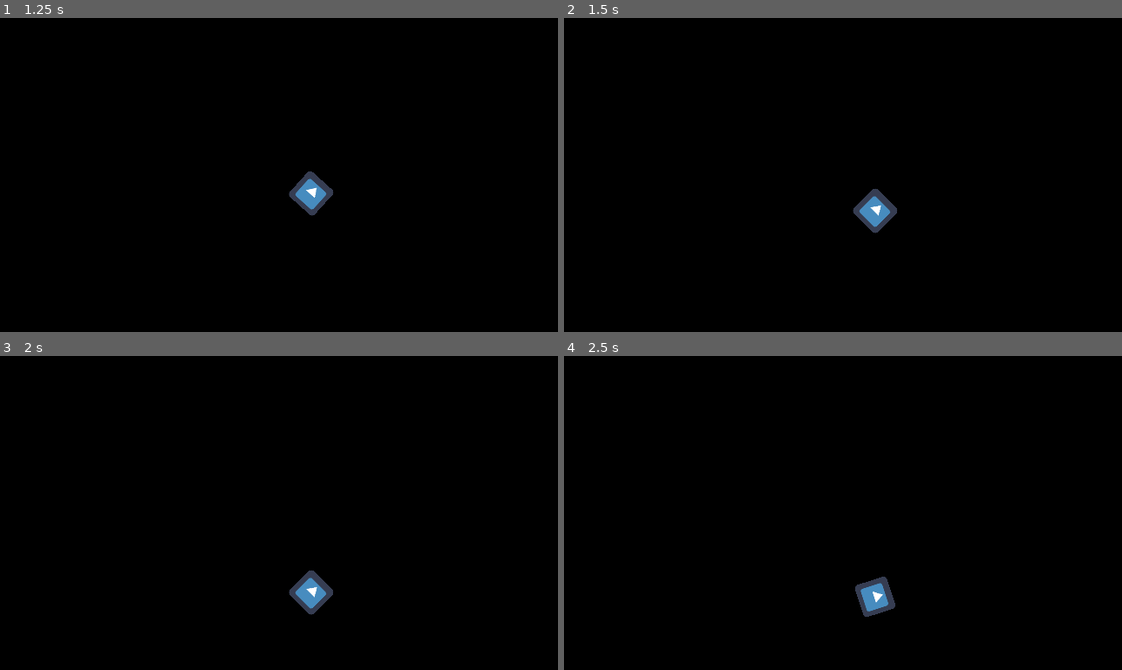
Above: before the commit, frames 1-4 (two rows, left to right).
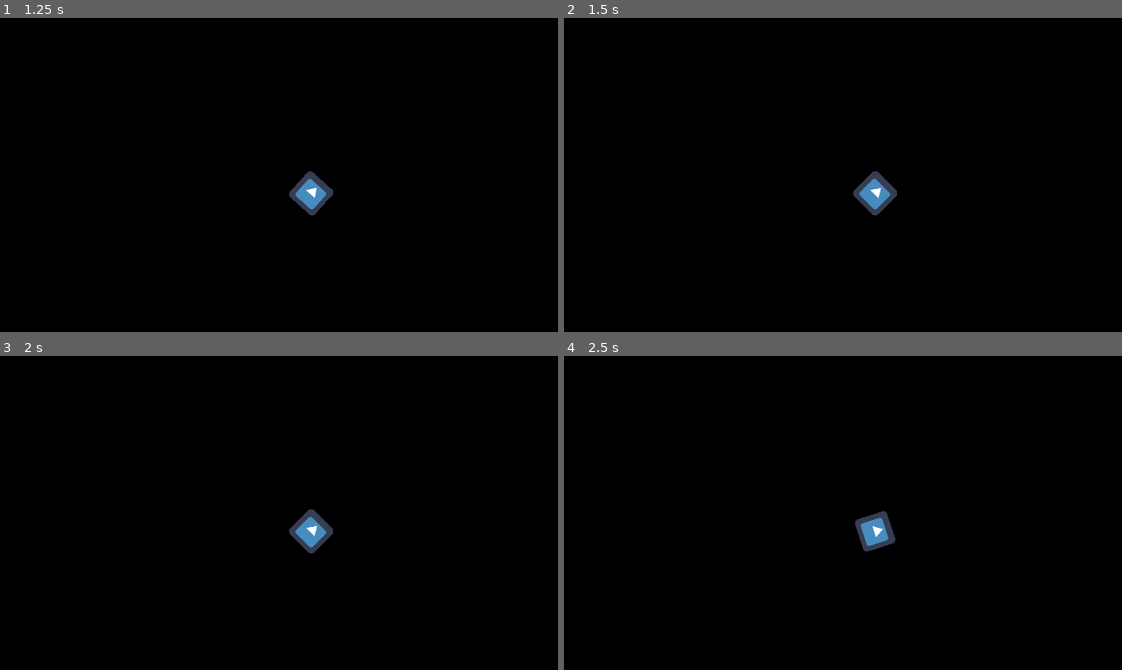
Above: after the commit, the same moments.

Repository: RJPrinceNZ/CargoSpace
Game: Godot game, scene res://World.tscn
Two runs of this game, one before a commit and one after it. Both use one fixed random seed, a clock stepped at 60 frames per second and the inputs below. The project has no main scene, so this scene is started directly. The engine's default icon, where the game draws it, is replaced by a stand-in: a white triangle on a blue panel in a dark square.
Inputs:
- Up to frame 1 (1.25 s): tap Enter at 0.5 s; hold Right (ui_right) from 0.53 s (still down)
- Up to frame 2 (1.5 s): release Right (ui_right) at 1.28 s; hold Down (ui_down) from 1.28 s (still down)
- Up to frame 3 (2 s): keep holding Down (ui_down)
- Up to frame 4 (2.5 s): release Down (ui_down) at 2.03 s; hold Right (ui_right) from 2.03 s (still down)

Frame 1 is identical in both runs. In frame 2, 1.0% of the frame differs, in the area x 51-60%, y 48-69%; in frame 3, 1.3%, in the area x 51-60%, y 48-83%; in frame 4, 1.3%.

Commit message:
Update Player.gd

Diff:
--- a/Player.gd
+++ b/Player.gd
@@ -12,8 +12,6 @@
 		move(0,0,ROTATION,delta)
 	if Input.is_action_pressed("ui_up"):
 		move(0,-SPEED,0,delta)
-	if Input.is_action_pressed("ui_down"):
-		move(0,SPEED,0,delta)
 
 func move(xspeed, yspeed, Rotation, delta):
 	rotation_degrees += Rotation
